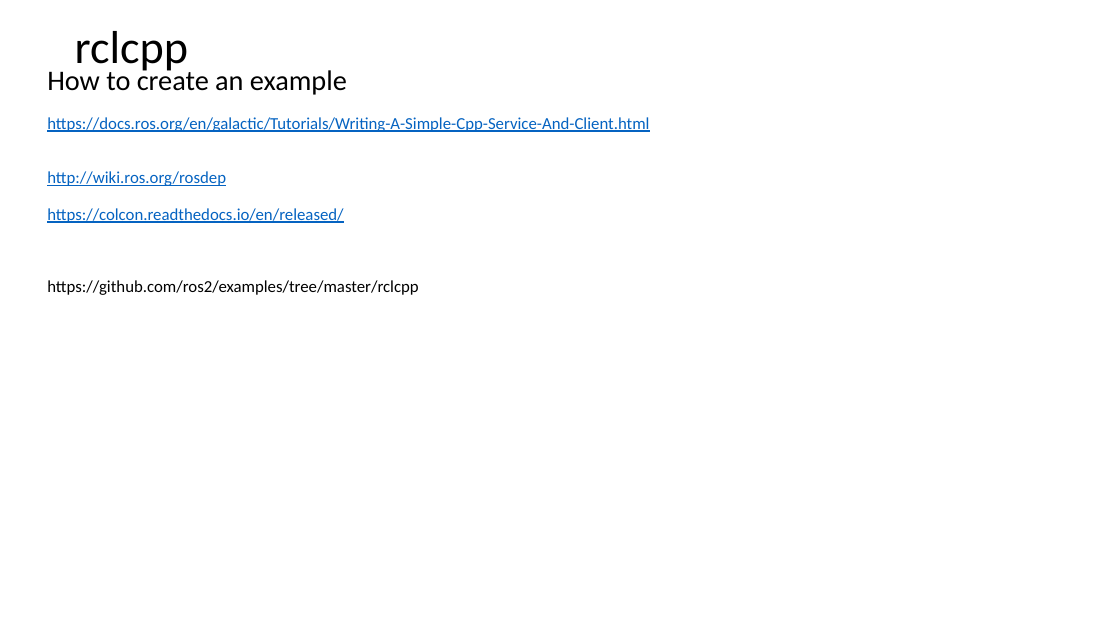
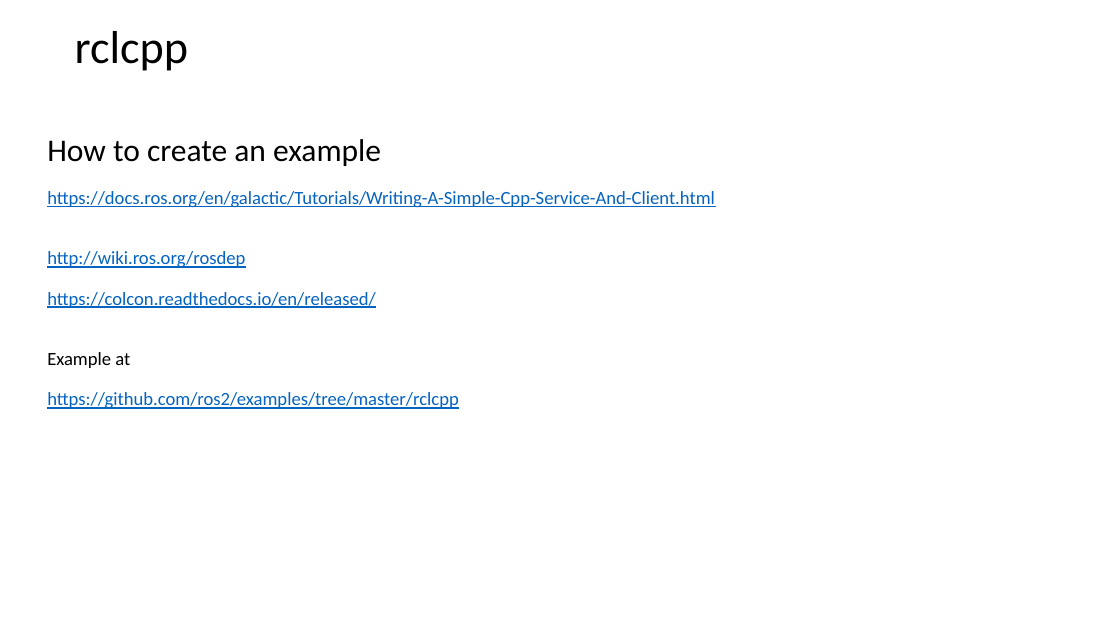
Before and after one commit to letrthong/ros2, a slide deck: slide 8 of ros2.pptx. Drawn at 1120x630 pixels with LibreOffice and Linux fonts; fonts in the diff are those of the drawing. Boxes give left, top, right and bottom in pixels: in the first picture for what was removed or moved away, otherwise in the second. Text is boxed around its words. In the diff, an @@ line names an element or a change of style, - is before the commit and + after.

```diff
--- a/ros2.pptx
+++ b/ros2.pptx
@@ title at bbox=[47, 139, 715, 409]: text changed; size 14.4 to 16 pt @@
-How to create an example
-https://docs.ros.org/en/galactic/Tutorials/Writing-A-Simple-Cpp-Service-And-Client.html
-http://wiki.ros.org/rosdep
-https://colcon.readthedocs.io/en/released/
-https://github.com/ros2/examples/tree/master/rclcpp
+How to create an example
+https://docs.ros.org/en/galactic/Tutorials/Writing-A-Simple-Cpp-Service-And-Client.html
+http://wiki.ros.org/rosdep
+https://colcon.readthedocs.io/en/released/
+Example at
+https://github.com/ros2/examples/tree/master/rclcpp
```
Also in this commit, not shown: 1 other file.
